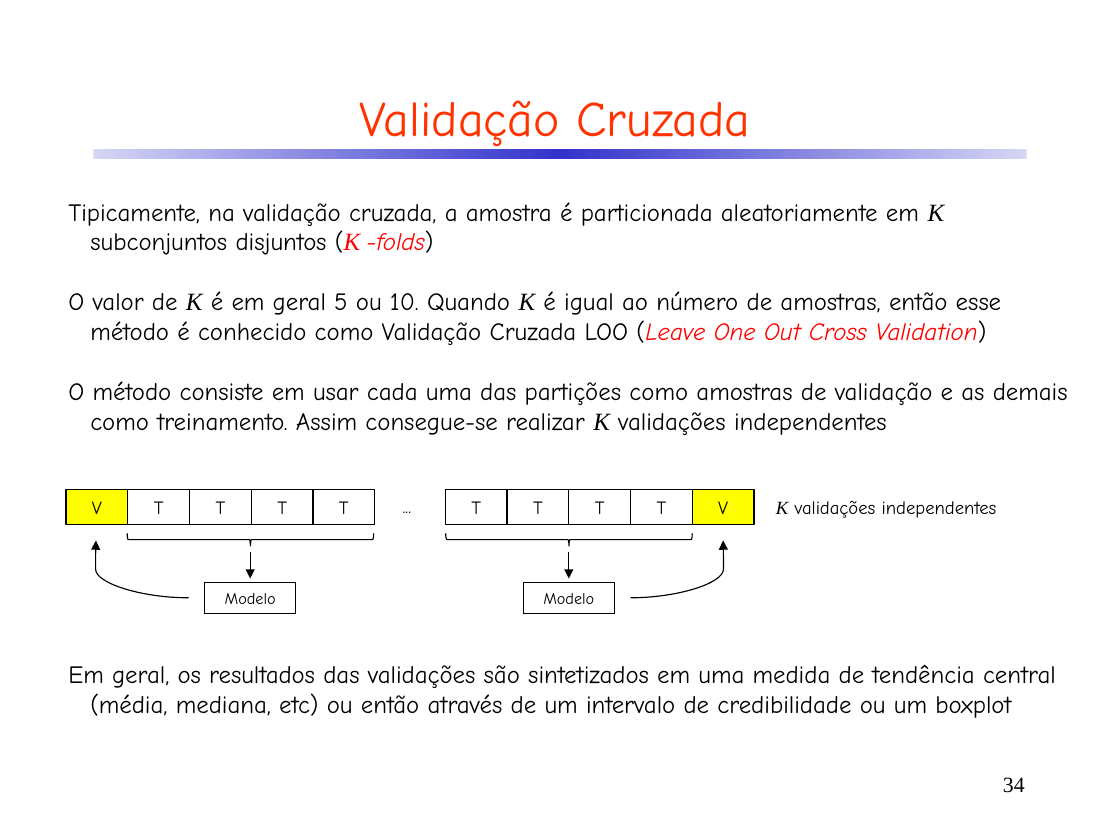
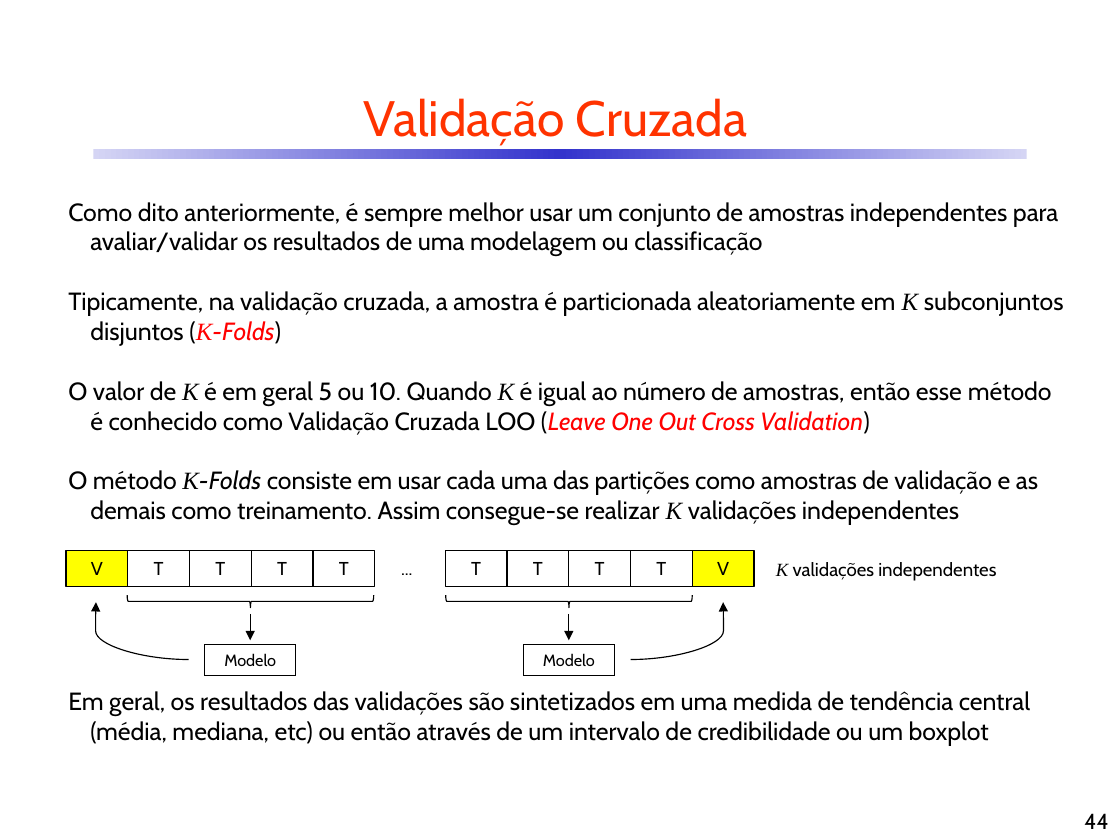
Before and after one commit to CDRenno/Estatistica, a slide deck: slide 44 of ppt/08TAmostr.pptx (slide 34 before the commit). Drawn at 1120x840 pixels with LibreOffice and Linux fonts; fonts in the diff are those of the drawing. Boxes give left, top, right and bottom in pixels: in the first picture for what was removed or moved away, otherwise in the second. Text is boxed around its words. In the diff, an @@ line names an element or a change of style, - is before the commit and + after.

```diff
--- a/ppt/08TAmostr.pptx
+++ b/ppt/08TAmostr.pptx
@@ text at [68, 202, 1064, 345]: text changed; font Comic Neue to Cabin @@
-Tipicamente, na validação cruzada, a amostra é particionada aleatoriamente em K subconjuntos disjuntos (K -folds)
+Como dito anteriormente, é sempre melhor usar um conjunto de amostras independentes para avaliar/validar os resultados de uma modelagem ou classificação
+Tipicamente, na validação cruzada, a amostra é particionada aleatoriamente em K subconjuntos disjuntos (K-Folds)
@@ text at [68, 381, 1052, 435]: font Comic Neue to Cabin in "O valor de é em geral 5 ..." @@
@@ text at [68, 470, 1038, 525]: text changed; font Comic Neue to Cabin @@
-O método consiste em usar cada uma das partições como amostras de validação e as demais como treinamento. Assim consegue-se realizar K validações independentes
+O método K-Folds consiste em usar cada uma das partições como amostras de validação e as demais como treinamento. Assim consegue-se realizar K validações independentes
@@ font Comic Neue to Cabin in 16 elements at [363, 98, 747, 146], [68, 691, 1030, 745], [66, 551, 128, 586], [128, 551, 189, 586], [189, 551, 251, 586], [251, 551, 312, 586], [314, 551, 375, 586], [446, 551, 507, 586], [507, 551, 569, 586], [569, 551, 631, 586], [631, 551, 692, 586], [692, 551, 754, 586], [776, 562, 996, 581], [523, 645, 614, 676], [205, 645, 296, 676], [390, 551, 429, 585] @@
@@ 10 rectangles, 2 texts, 2 left braces, 2 curved arrows, 2 arrows: place and size @@
-10 rectangles, 2 texts, 2 left braces, 2 curved arrows, 2 arrows at [66, 489, 997, 598]
+10 rectangles, 2 texts, 2 left braces, 2 curved arrows, 2 arrows at [66, 551, 996, 660]
@@ rectangle "Modelo": place and size @@
-rectangle "Modelo" at [205, 582, 296, 614]
+rectangle "Modelo" at [205, 645, 296, 676]
@@ rectangle "Modelo": place and size @@
-rectangle "Modelo" at [523, 582, 614, 614]
+rectangle "Modelo" at [523, 645, 614, 676]
@@ text "Em geral, os resultados das ...": place and size @@
-text "Em geral, os resultados das ..." at [68, 664, 1056, 718]
+text "Em geral, os resultados das ..." at [68, 691, 1030, 745]
@@ page number removed at [1003, 777, 1025, 793] @@
-34
@@ page number added at [1084, 813, 1108, 829], 14 pt, text #000000 @@
+44
```
Also in this commit, not shown: 42 other slides changed, 5 slides added, 4 slides removed, 5 other files.
